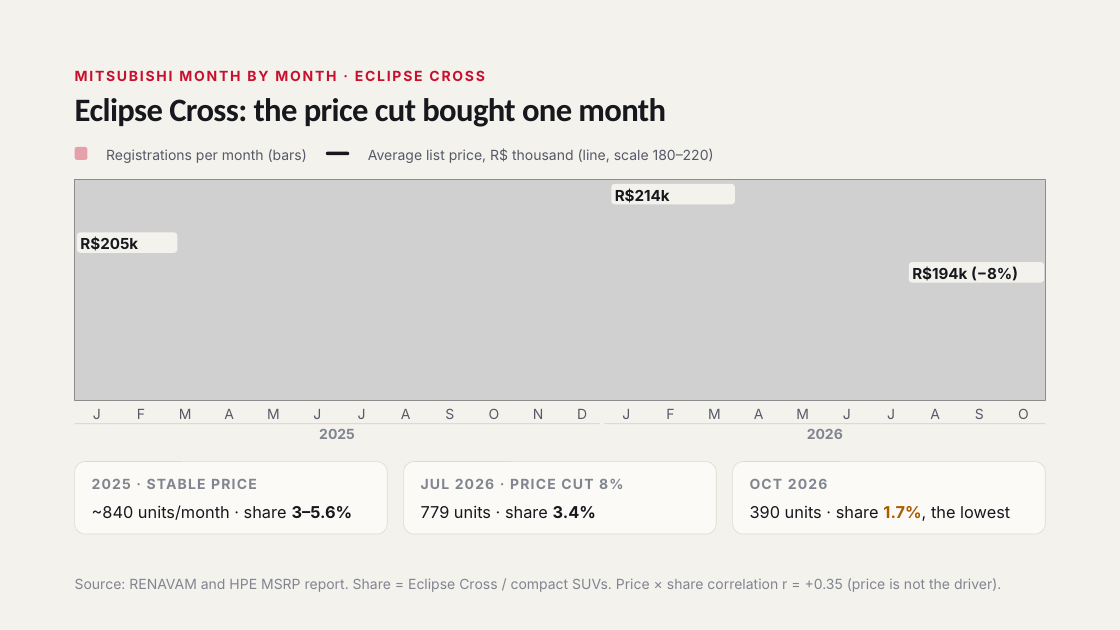
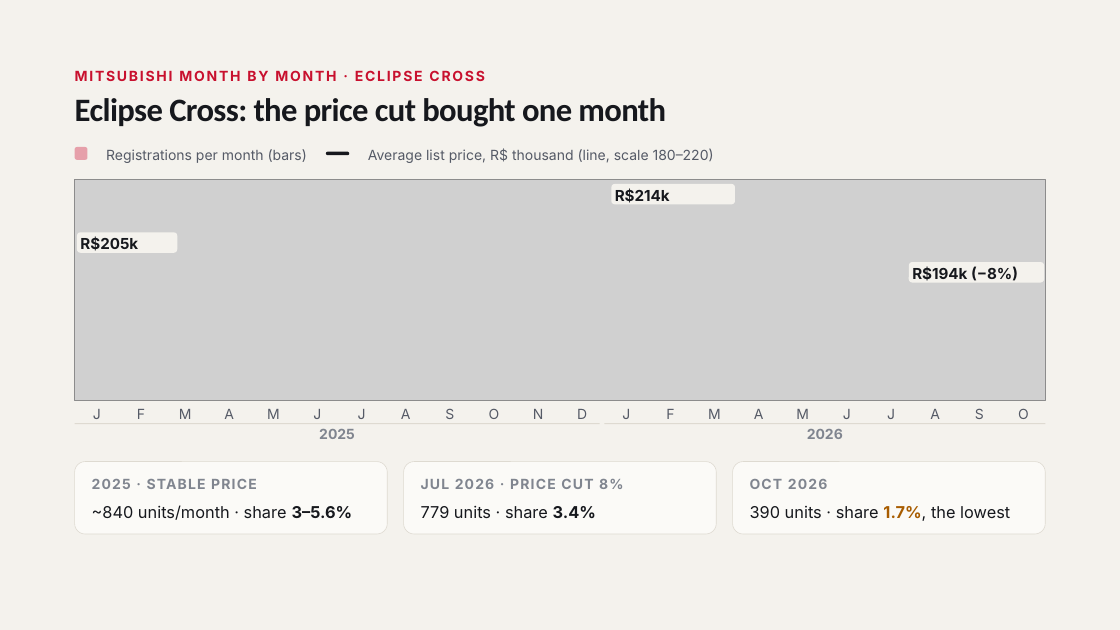
Before and after one commit to FLeone2/mercado-atlas, a slide deck: slide 33 of Mitsubishi_Brazil_Market_Network_Nov2026.pptx (slide 30 before the commit). Drawn at 1120x630 pixels with LibreOffice and Linux fonts; fonts in the diff are those of the drawing; grey boxes stand for pictures. Boxes give left, top, right and bottom in pixels: in the first picture for what was removed or moved away, otherwise in the second. Text is boxed around its words. In the diff, an @@ line names an element or a change of style, - is before the commit and + after.

```diff
--- a/Mitsubishi_Brazil_Market_Network_Nov2026.pptx
+++ b/Mitsubishi_Brazil_Market_Network_Nov2026.pptx
@@ text removed at bbox=[75, 578, 1001, 592] @@
-Source: RENAVAM and HPE MSRP report. Share = Eclipse Cross / compact SUVs. Price × share correlation r = +0.35 (price is not the driver).
```
Also in this commit, not shown: 37 other slides changed, 3 slides added.
